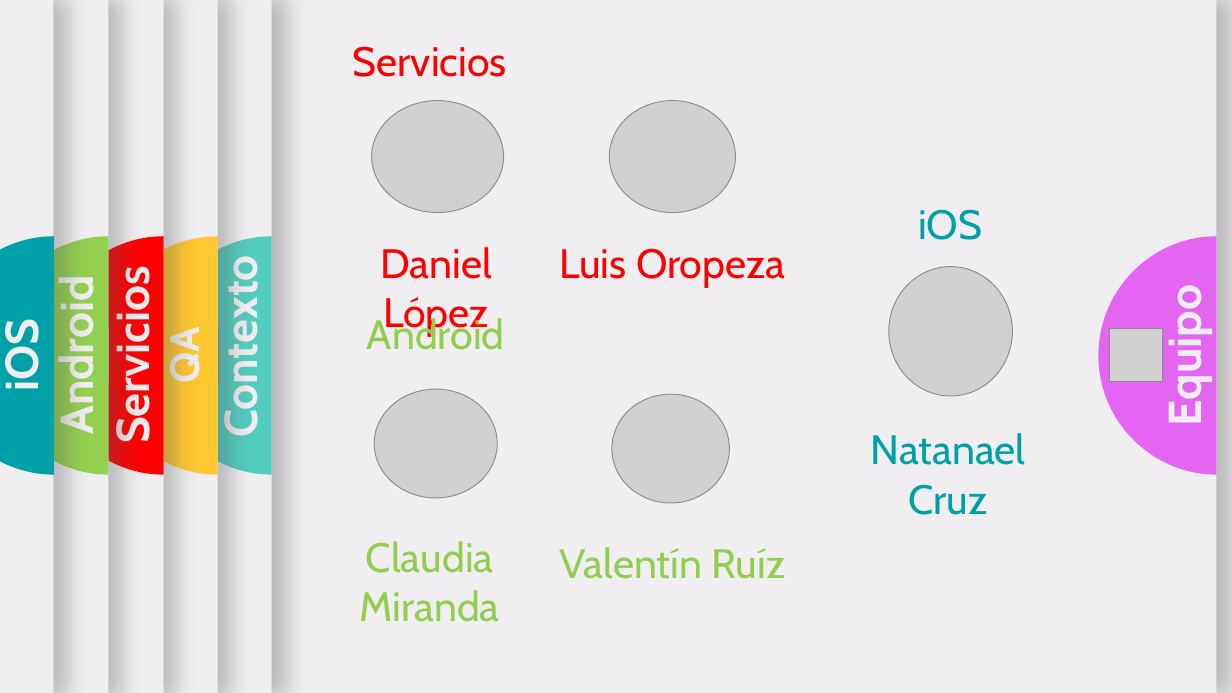
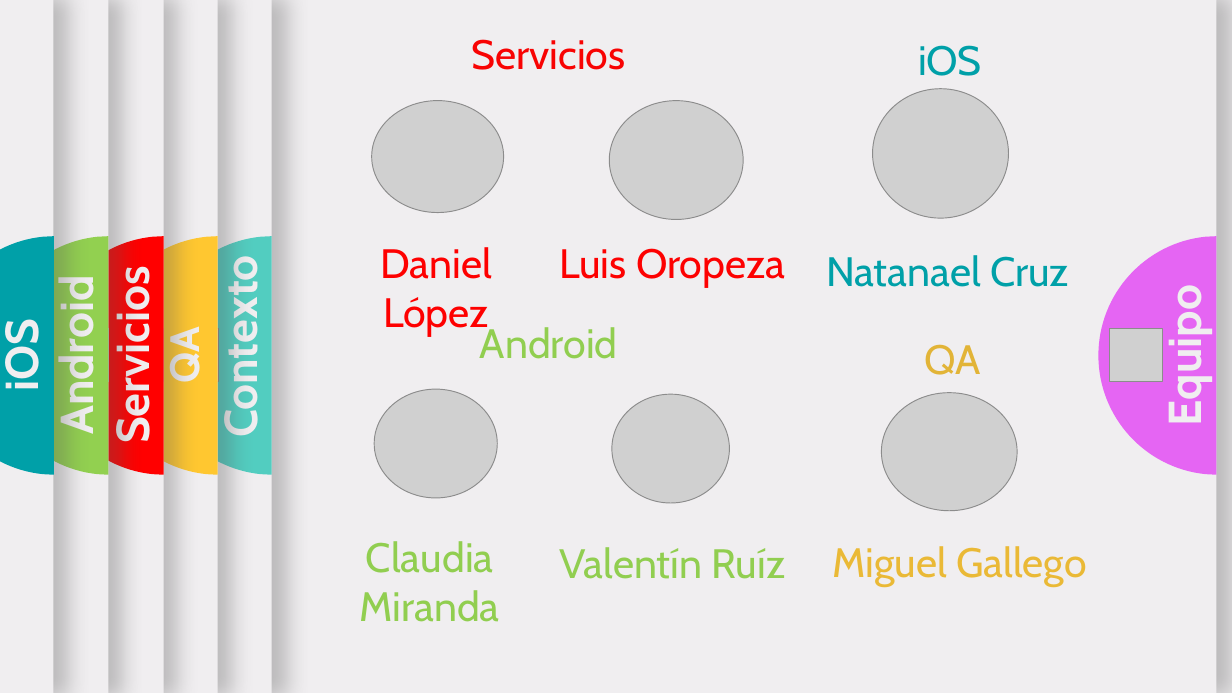
Before and after one commit to RaizrNs3/Presentaci-n, a slide deck: slide 2 of Template con trancisiones.pptx. Drawn at 1232x693 pixels with LibreOffice and Linux fonts; fonts in the diff are those of the drawing; grey boxes stand for pictures; background and template pictures are left out. Boxes give left, top, right and bottom in pixels: in the first picture for what was removed or moved away, otherwise in the second. Text is boxed around its words. In the diff, an @@ line names an element or a change of style, - is before the commit and + after.

```diff
--- a/Template con trancisiones.pptx
+++ b/Template con trancisiones.pptx
@@ text "Servicios": place and size @@
-text "Servicios" at (353,46,507,77)
+text "Servicios" at (471,39,625,70)
@@ text "iOS": place and size @@
-text "iOS" at (918,209,982,240)
+text "iOS" at (918,45,982,76)
@@ picture: place and size @@
-picture at (889,267,1013,396)
+picture at (872,89,1008,218)
@@ picture: place and size @@
-picture at (609,101,736,213)
+picture at (609,101,743,220)
@@ text "Natanael Cruz" rewrapped from (871,433,1026,515) to (826,255,1069,287) @@
@@ text "Android": place and size @@
-text "Android" at (367,315,505,350)
+text "Android" at (480,324,618,359)
@@ text added at (925,344,981,375), 32 pt, text #E2B437 @@
+QA
@@ picture added at (882,393,1018,511) @@
@@ text added at (832,546,1087,587), 32 pt, text #EAB936 @@
+Miguel Gallego
```
Also in this commit, not shown: 1 other slide changed.
